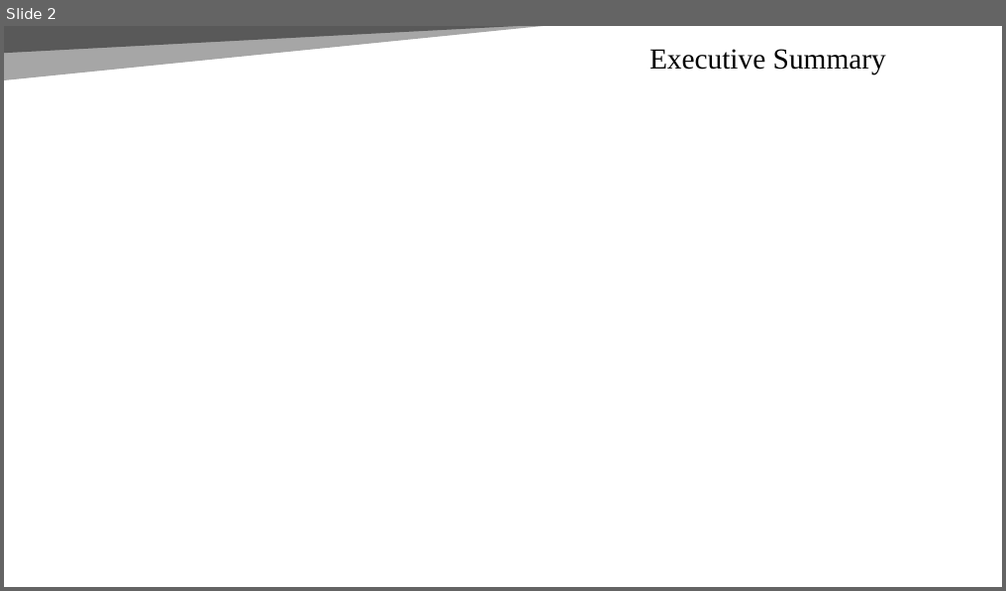
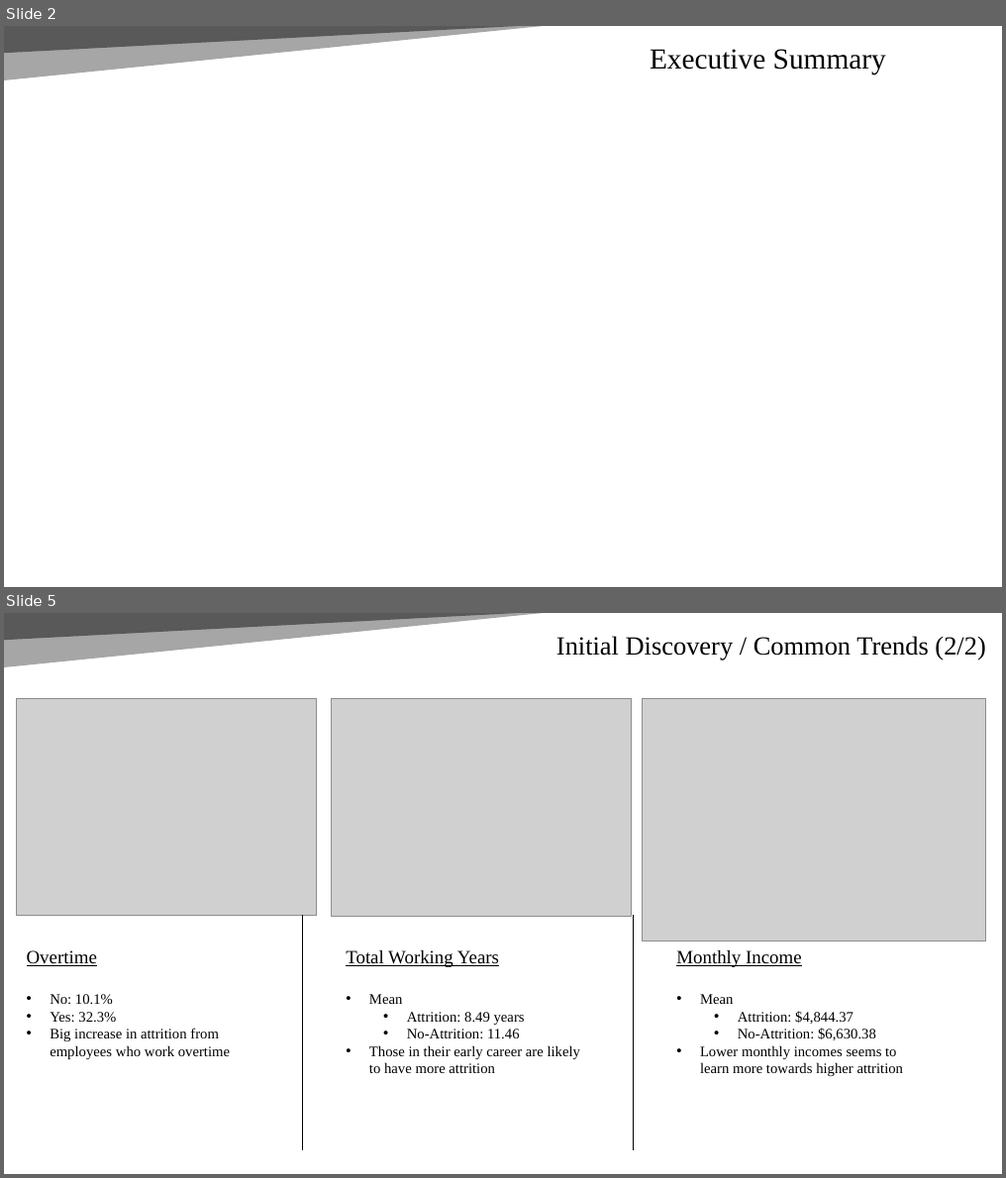
Before and after one commit to Abillelatus/CaseStudy2DDS, a slide deck: CaseStudy2DDS.pptx. Shown one above the other, each under a label of ours: slide 2 before the commit, slides 2 and 5 after it; the slides between them are not shown. The pictures are 1006x591 and 1006x1178 pixels, drawn with LibreOffice and Linux fonts; fonts in the diff are those of the drawing; grey boxes stand for pictures. Boxes give left, top, right and bottom in pixels: in the first picture for what was removed or moved away, otherwise in the second. Text is boxed around its words. In the diff, an @@ line names an element or a change of style, - is before the commit and + after.

```diff
--- a/CaseStudy2DDS.pptx
+++ b/CaseStudy2DDS.pptx
@@ slide 5 added at bbox=[4, 613, 1002, 1174], background #FFFFFF; not listed: 2 template elements that a slide beside it also shows @@
@@ title added at bbox=[556, 636, 985, 661], 25.2 pt, text #000000 @@
+Initial Discovery / Common Trends (2/2)
@@ picture added at bbox=[16, 698, 316, 916] @@
@@ picture added at bbox=[331, 698, 632, 917] @@
@@ picture added at bbox=[643, 698, 986, 942] @@
@@ line added from (303, 916) to (303, 1152), #000000 0.5 pt @@
@@ line added from (634, 916) to (634, 1152), #000000 0.5 pt @@
@@ text added at bbox=[27, 951, 230, 1059], 14 pt, text #000000 @@
+Overtime
+• No: 10.1%
+• Yes: 32.3%
+• Big increase in attrition from employees who work overtime
@@ text added at bbox=[346, 951, 580, 1073], 14 pt, text #000000 @@
+Total Working Years
+• Mean
+  • Attrition: 8.49 years
+  • No-Attrition: 11.46
+• Those in their early career are likely to have more attrition
@@ text added at bbox=[676, 951, 904, 1076], 14 pt, text #000000 @@
+Monthly Income
+• Mean
+  • Attrition: $4,844.37
+  • No-Attrition: $6,630.38
+• Lower monthly incomes seems to learn more towards higher attrition
```
Also in this commit, not shown: 9 other slides added, 4 other files.
